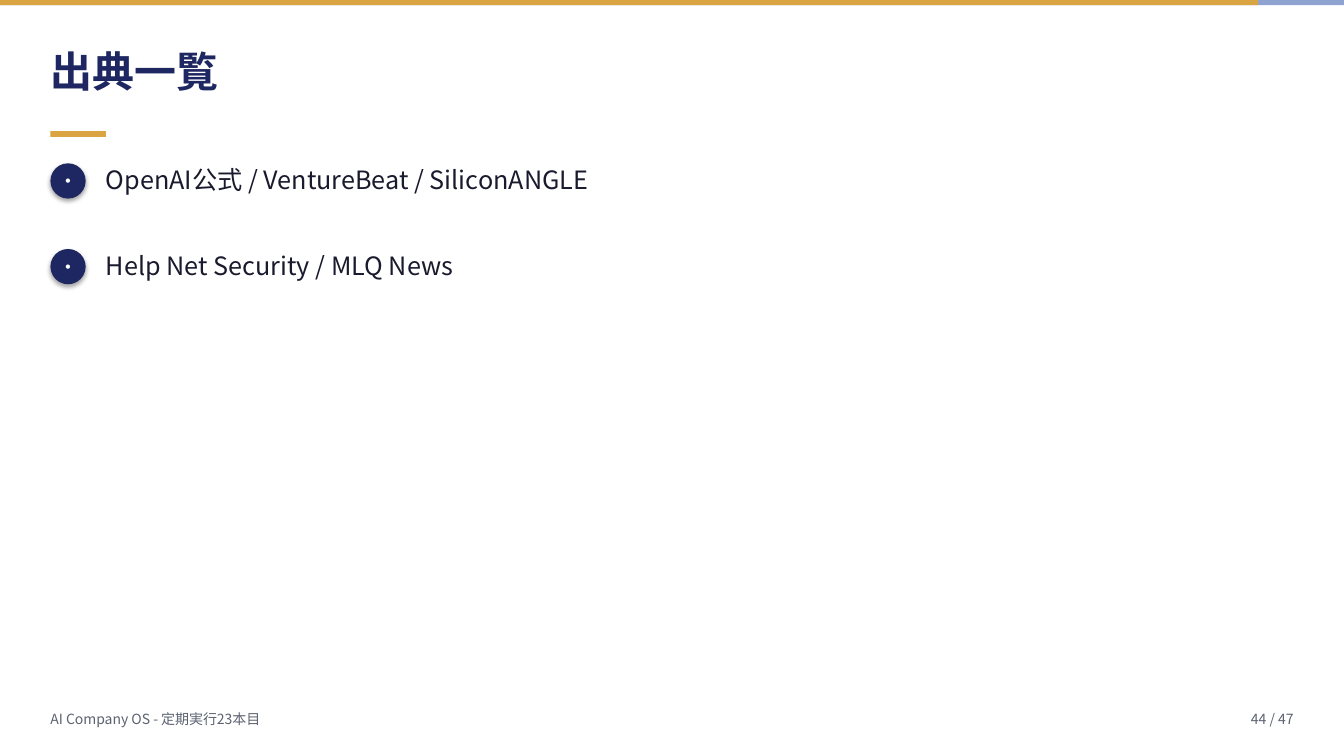
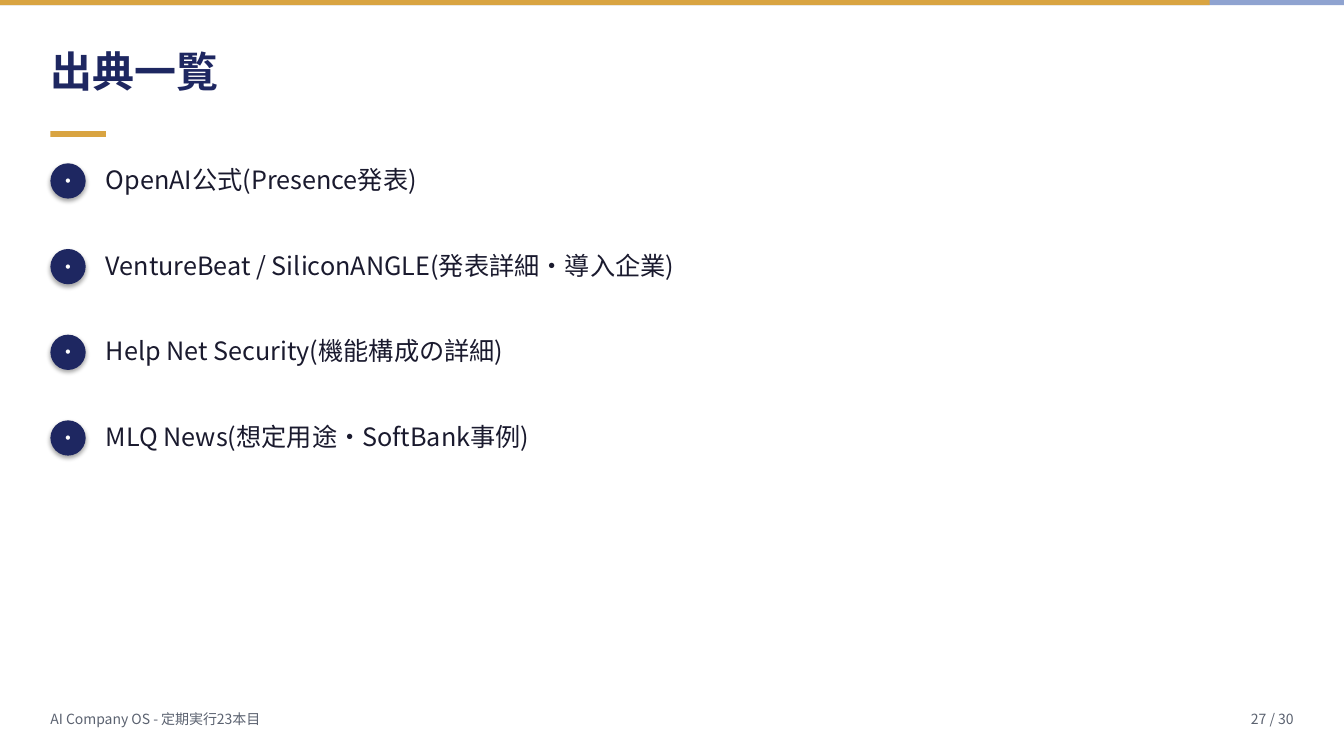
Before and after one commit to mako0120/llm-travel-mvp, a slide deck: slide 27 of ai-company-os/assets/2026-07-23_openai-presence-agent-platform/deck.pptx (slide 44 before the commit). Drawn at 1344x756 pixels with LibreOffice and Linux fonts; fonts in the diff are those of the drawing. Boxes give left, top, right and bottom in pixels: in the first picture for what was removed or moved away, otherwise in the second. Text is boxed around its words. In the diff, an @@ line names an element or a change of style, - is before the commit and + after.

```diff
--- a/ai-company-os/assets/2026-07-23_openai-presence-agent-platform/deck.pptx
+++ b/ai-company-os/assets/2026-07-23_openai-presence-agent-platform/deck.pptx
@@ rectangle: place and size @@
-rectangle at (0,0,1258,5)
+rectangle at (0,0,1210,5)
@@ text at (106,168,417,195): text changed @@
-OpenAI公式 / VentureBeat / SiliconANGLE
+OpenAI公式(Presence発表)
@@ text at (106,253,674,280): text changed @@
-Help Net Security / MLQ News
+VentureBeat / SiliconANGLE(発表詳細・導入企業)
@@ ellipse added at (50,335,86,370), fill #1E2761, 12 pt, text #FFFFFF, bold @@
+・
@@ text added at (106,339,504,366), 18 pt, text #1A1A2E @@
+Help Net Security(機能構成の詳細)
@@ ellipse added at (50,420,86,456), fill #1E2761, 12 pt, text #FFFFFF, bold @@
+・
@@ text added at (106,424,530,451), 18 pt, text #1A1A2E @@
+MLQ News(想定用途・SoftBank事例)
@@ text at (1251,713,1294,724): text changed @@
-44 / 47
+27 / 30
```
Also in this commit, not shown: 26 other slides changed, 2 slides added, 19 slides removed, 5 other files.
